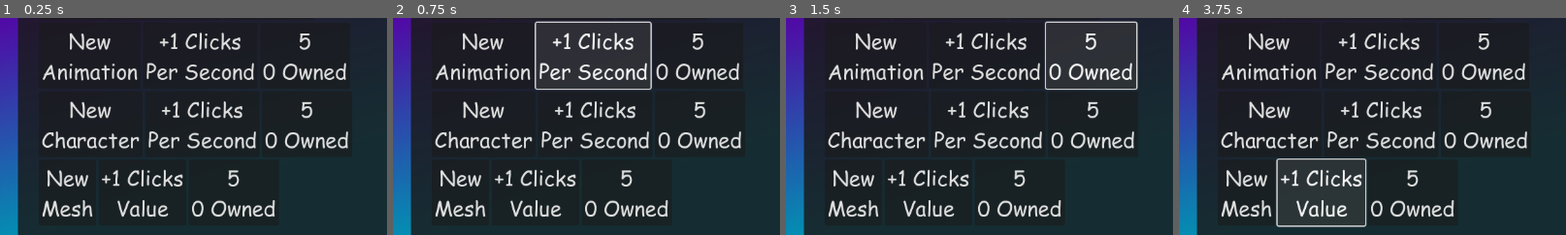
Above: before the commit, frames 1-4 (left to right).
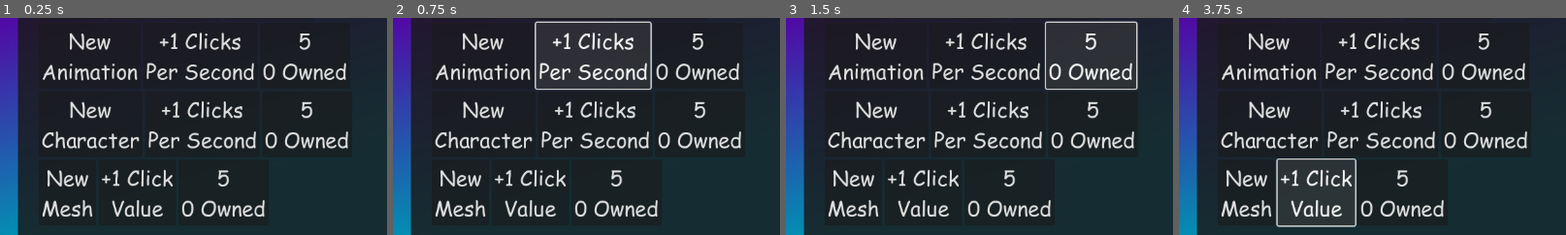
Above: after the commit, the same moments.

Repository: Timonan314/Godot-Clicker
Game: Godot game, scene res://scenes/main.tscn
The game is run twice, just before and just after one commit, with the same random seed, the same clock (stepped at 60 frames per second) and the same inputs. The engine's default icon, where the game draws it, is replaced by a stand-in: a white triangle on a blue panel in a dark square.
Inputs:
- Up to frame 1 (0.25 s): no input
- Up to frame 2 (0.75 s): click "+1 Clicks Per Second" at 0.5 s
- Up to frame 3 (1.5 s): click "5 0 Owned" at 1.25 s
- Up to frame 4 (3.75 s): click "+1 Clicks Per Second" at 2 s; click "5 0 Owned" at 2.75 s; click "+1 Clicks Value" (after the commit: "+1 Click Value") at 3.5 s
The pictures show only the part of the screen within x 48-98%, y 48-98%; the shares and areas given below are measured in that part.

The runs differ from the first frame. In frame 1, 1.9% of the frame differs, in the area x 28-72%, y 70-92%; in frame 2, 1.9%; in frame 3, 1.9%; in frame 4, 2.2%, in the area x 28-72%, y 64-97%.

Commit message:
I made all the buttons work, and actually do things
Now I just need to adjust the values to make it more balanced

Diff:
--- a/scenes/scroll_container.gd
+++ b/scenes/scroll_container.gd
@@ -70,9 +70,8 @@
 var eight_prc = 5
 var eight_amt = 0
 
-var nine_val = 1
-var nine_prc = 5
-var nine_amt = 0
+var nine_prc = 1000000
+
 
 
 
@@ -96,17 +95,17 @@
 	three_3.text = str(three_prc, "
 	", three_amt, " Owned")
 
-	four_2.text = str("+", four_val, " Clicks
+	four_2.text = str("+", four_val, " Click
 	Value")
 	four_3.text = str(four_prc, "
 	", four_amt, " Owned")
 
-	five_2.text = str("+", five_val, " Clicks
+	five_2.text = str("+", five_val, " Click
 	Value")
 	five_3.text = str(five_prc, "
 	", five_amt, " Owned")
 
-	six_2.text = str("+", six_val, " Clicks
+	six_2.text = str("+", six_val, " Click
 	Value")
 	six_3.text = str(six_prc, "
 	", six_amt, " Owned")
@@ -142,26 +141,70 @@
 		", one_amt, " Owned")
 
 func two():
-	print("two")
+	if Global.clicks >= two_prc:
+		Global.clicks -= two_prc
+		Global.acps += two_val
+		two_amt += 1
+		two_val += 1
+		two_prc += two_prc/3
+		two_2.text = str("+", two_val, " Clicks
+		Per Second")
+		two_3.text = str(two_prc, "
+		", two_amt, " Owned")
 
 func three():
-	print("three")
+	if Global.clicks >= three_prc:
+		Global.clicks -= three_prc
+		Global.acps += three_val
+		three_amt += 1
+		three_val += 1
+		three_prc += three_prc/3
+		three_2.text = str("+", three_val, " Clicks
+		Per Second")
+		three_3.text = str(three_prc, "
+		", three_amt, " Owned")
 
 func four():
-	print("four")
+	if Global.clicks >= four_prc:
+		Global.clicks -= four_prc
+		Global.acv += four_val
+		four_amt += 1
+		four_val += 1
+		four_prc += four_prc/3
+		four_2.text = str("+", four_val, " Click
+		Value")
+		four_3.text = str(four_prc, "
+		", four_amt, " Owned")
 
 func five():
-	print("five")
+	if Global.clicks >= five_prc:
+		Global.clicks -= five_prc
+		Global.acv += five_val
+		five_amt += 1
+		five_val += 1
+		five_prc += five_prc/3
+		five_2.text = str("+", five_val, " Click
+		Value")
+		five_3.text = str(five_prc, "
+		", five_amt, " Owned")
 
 func six():
-	print("six")
+	if Global.clicks >= six_prc:
+		Global.clicks -= six_prc
+		Global.acv += six_val
+		six_amt += 1
+		six_val += 1
+		six_prc += six_prc/3
+		six_2.text = str("+", six_val, " Click
+		Value")
+		six_3.text = str(six_prc, "
+		", six_amt, " Owned")
 
 func seven():
 	if Global.clicks >= seven_prc:
 		Global.clicks -= seven_prc
 		Global.max_combo += seven_val
 		seven_amt += 1
-		seven_val += 1
 		seven_prc += seven_prc/3
 		seven_2.text = str("+", seven_val, "
 		Combo Max")
@@ -169,89 +212,81 @@
 		", seven_amt, " Owned")
 
 func eight():
-	print("eight")
+	if Global.clicks >= eight_prc:
+		Global.clicks -= eight_prc
+		Global.combo_mult += eight_val
+		eight_amt += 1
+		eight_val += 1
+		eight_prc += eight_prc/3
+		eight_2.text = str("+", eight_val, " Combo
+		Mult")
+		eight_3.text = str(eight_prc, "
+		", eight_amt, " Owned")
 
 func nine():
-	print("nine")
+	if Global.clicks >= nine_prc:
+		Global.clicks = 0
+		Global.acps = 0
+		Global.max_combo = 4
+		Global.combo_mult = 1
+		Global.acv = 0
+
+		one_val = 1
+		one_prc = 5
+		one_amt = 0
 
 func _on_button_pressed() -> void:
 	one()
-
 func _on_button_2_pressed() -> void:
 	one()
-
 func _on_button_3_pressed() -> void:
 	one()
-
 func _on_two_pressed() -> void:
 	two()
-
 func _on_two_2_pressed() -> void:
 	two()
-
 func _on_two_3_pressed() -> void:
 	two()
-
 func _on_three_pressed() -> void:
 	three()
-
 func _on_three_2_pressed() -> void:
 	three()
-
 func _on_three_3_pressed() -> void:
 	three()
-
 func _on_four_pressed() -> void:
 	four()
-
 func _on_four_2_pressed() -> void:
 	four()
-
 func _on_four_3_pressed() -> void:
 	four()
-
 func _on_five_pressed() -> void:
 	five()
-
 func _on_five_2_pressed() -> void:
 	five()
-
 func _on_five_3_pressed() -> void:
 	five()
-
 func _on_six_pressed() -> void:
 	six()
-
 func _on_six_2_pressed() -> void:
 	six()
-
 func _on_six_3_pressed() -> void:
 	six()
-
 func _on_seven_pressed() -> void:
 	seven()
-
 func _on_seven_2_pressed() -> void:
 	seven()
-
 func _on_seven_3_pressed() -> void:
 	seven()
-
 func _on_eight_pressed() -> void:
 	eight()
-
 func _on_eight_2_pressed() -> void:
 	eight()
-
 func _on_eight_3_pressed() -> void:
 	eight()
-
 func _on_nine_pressed() -> void:
 	nine()
-
 func _on_nine_2_pressed() -> void:
 	nine()
-
 func _on_nine_3_pressed() -> void:
 	nine()
 
--- a/scripts/combo_meter.gd
+++ b/scripts/combo_meter.gd
@@ -15,6 +15,7 @@
 
 # Called every frame. 'delta' is the elapsed time since the previous frame.
 func _process(delta: float) -> void:
+	print(Global.combo_mult)
 	var tween = get_tree().create_tween()
 	tween.tween_property(bar, "size:x", width, 0.25)
 	if Input.is_action_just_pressed("click") and Global.clickable == true:
@@ -30,4 +31,4 @@
 		width = mcps * (400/Global.max_combo)
 	else:
 		width = 400
-	Global.click_val = ((mcps * Global.combo_multiplier)/4) + 1
+	Global.click_val = (mcps * Global.combo_mult) + 1 + Global.acv
--- a/scripts/global.gd
+++ b/scripts/global.gd
@@ -6,3 +6,5 @@
 var clickable = false
 var acps = 0 ##automatic clicks per second
 var max_combo = 4
+var combo_mult = 1
+var acv = 0 ##additional click value
